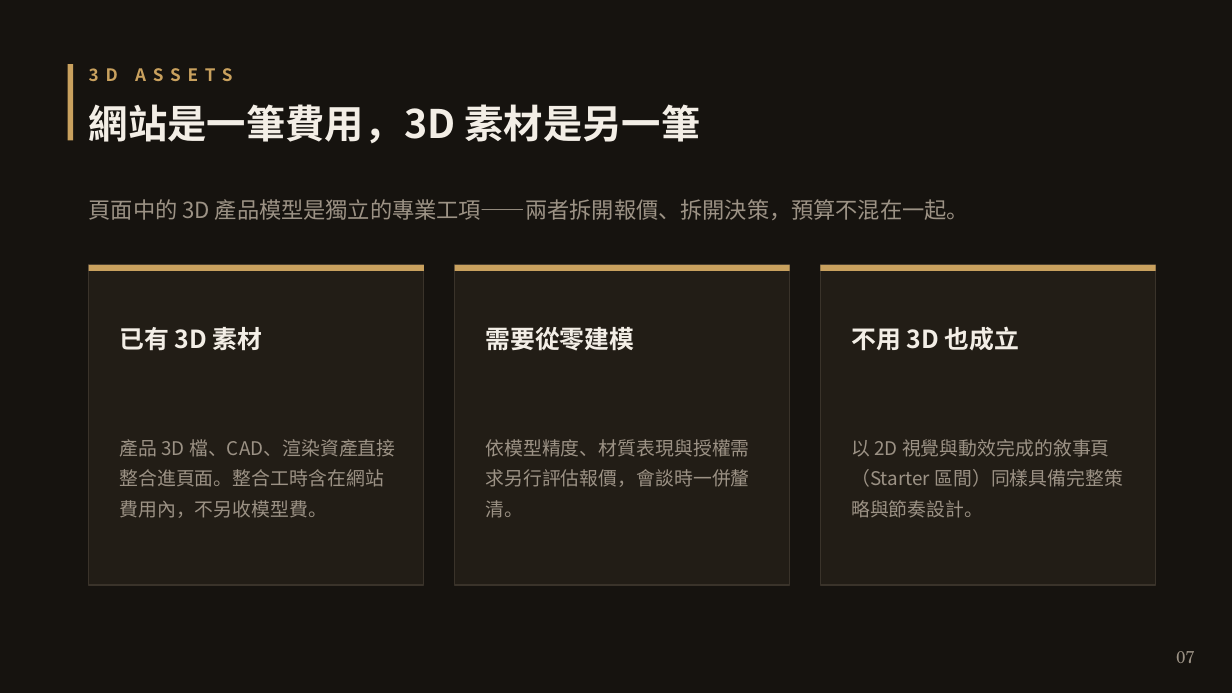
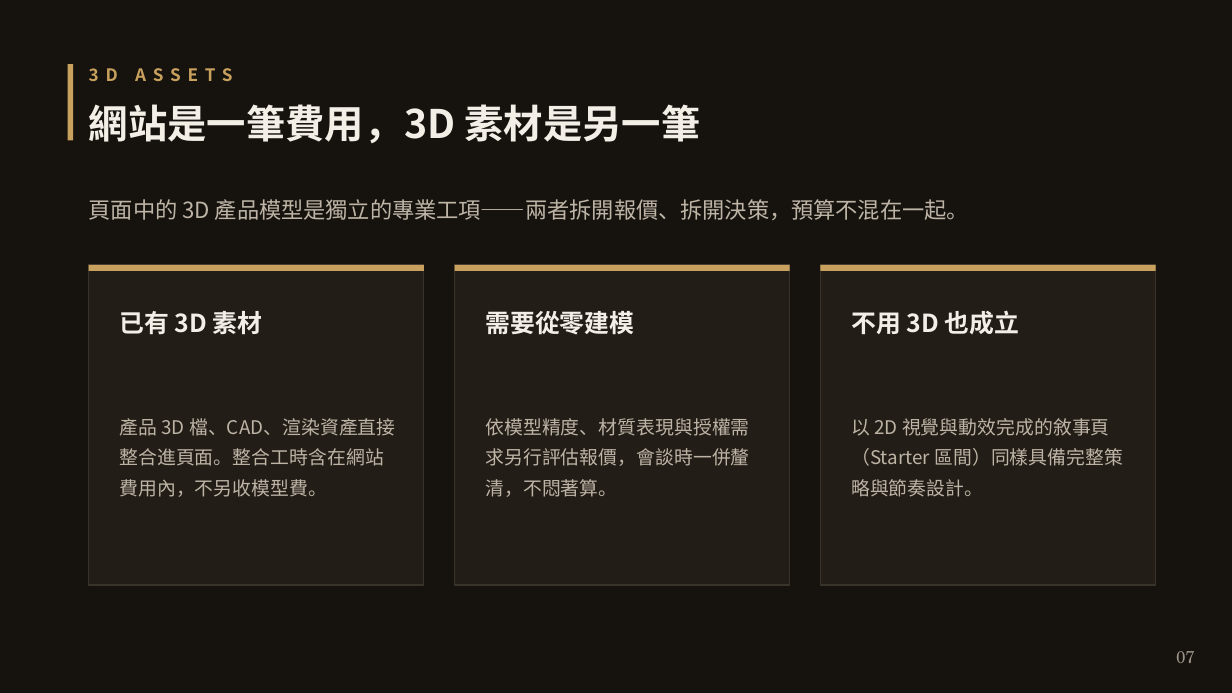
Before and after one commit to HarryFan/claude-mobile, a slide deck: slide 7 of brag-output/sales-kit/sales-kit-deck.pptx. Drawn at 1232x693 pixels with LibreOffice and Linux fonts; fonts in the diff are those of the drawing. Boxes give left, top, right and bottom in pixels: in the first picture for what was removed or moved away, otherwise in the second. Text is boxed around its words. In the diff, an @@ line names an element or a change of style, - is before the commit and + after.

```diff
--- a/brag-output/sales-kit/sales-kit-deck.pptx
+++ b/brag-output/sales-kit/sales-kit-deck.pptx
@@ text "已有 3D 素材": place and size @@
-text "已有 3D 素材" at (120,327,263,351)
+text "已有 3D 素材" at (120,311,263,335)
@@ text "需要從零建模": place and size @@
-text "需要從零建模" at (485,327,634,350)
+text "需要從零建模" at (485,311,634,334)
@@ text "不用 3D 也成立": place and size @@
-text "不用 3D 也成立" at (851,326,1020,350)
+text "不用 3D 也成立" at (851,310,1020,334)
@@ text colour #9C9285 to #BDB4A6 in 3 elements at (89,199,969,220), (851,418,1123,497), (120,418,395,497) @@
@@ text "產品 3D 檔、CAD、渲染資產直接整合進頁面。整合工時含在網站費用內，不另收模型費。": place and size @@
-text "產品 3D 檔、CAD、渲染資產直接整合進頁面。整合工時含在網站費用內，不另收模型費。" at (120,439,395,518)
+text "產品 3D 檔、CAD、渲染資產直接整合進頁面。整合工時含在網站費用內，不另收模型費。" at (120,418,395,497)
@@ text "以 2D 視覺與動效完成的敘事頁（Starter 區間）同樣具備完整策略與節奏設計。": place and size @@
-text "以 2D 視覺與動效完成的敘事頁（Starter 區間）同樣具備完整策略與節奏設計。" at (851,439,1123,518)
+text "以 2D 視覺與動效完成的敘事頁（Starter 區間）同樣具備完整策略與節奏設計。" at (851,418,1123,497)
@@ text at (485,418,749,497): text changed; text colour #9C9285 to #BDB4A6 @@
-依模型精度、材質表現與授權需求另行評估報價，會談時一併釐清。
+依模型精度、材質表現與授權需求另行評估報價，會談時一併釐清，不悶著算。
```
Also in this commit, not shown: 9 other slides changed.
